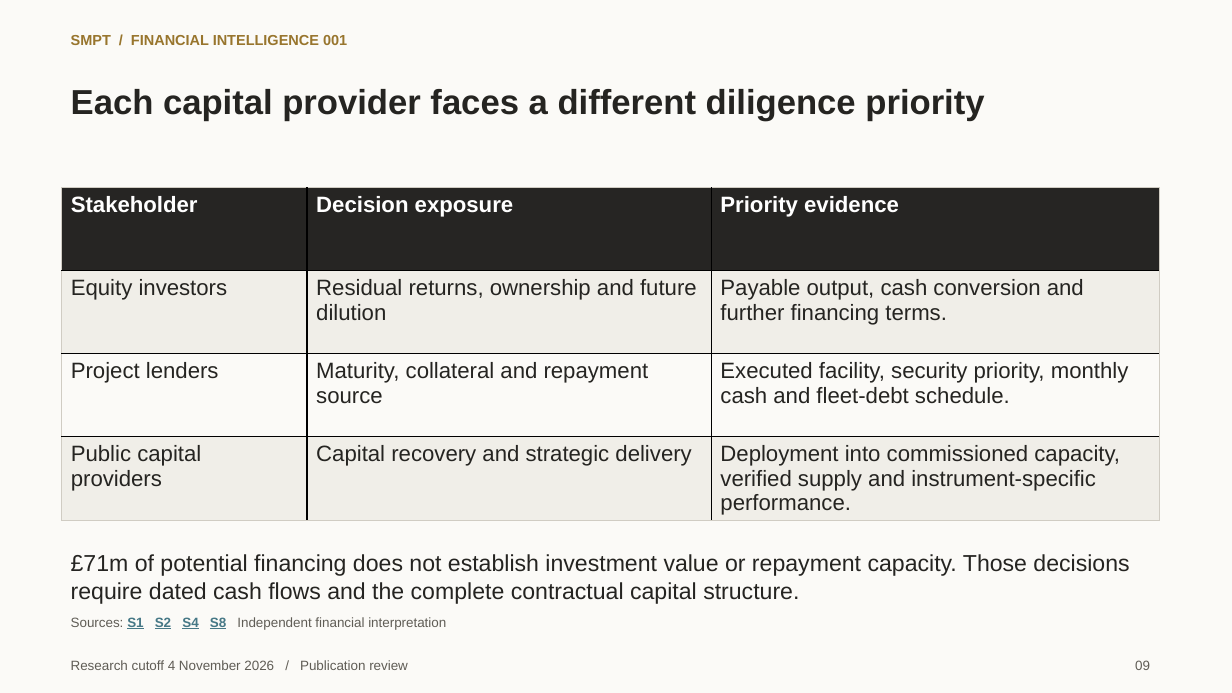
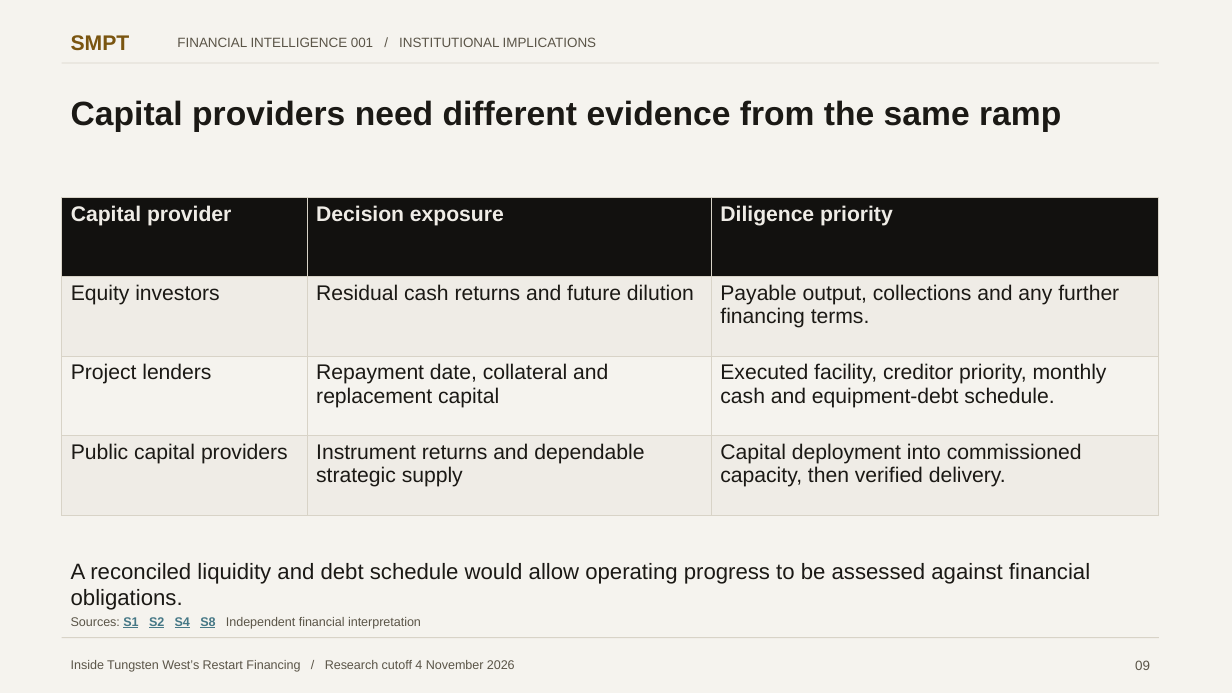
Before and after one commit to VSSpowerlifting/strategic-materials-policy-tracker, a slide deck: slide 9 of research/financial-intelligence/hemerdon-phase1c/SMPT_FI001_Hemerdon_Strategy_Deck.pptx. Drawn at 1232x693 pixels with LibreOffice and Linux fonts; fonts in the diff are those of the drawing. Boxes give left, top, right and bottom in pixels: in the first picture for what was removed or moved away, otherwise in the second. Text is boxed around its words. In the diff, an @@ line names an element or a change of style, - is before the commit and + after.

Commit message:
research: refine FI001 editorial narrative and SMPT publication design

```diff
--- a/research/financial-intelligence/hemerdon-phase1c/SMPT_FI001_Hemerdon_Strategy_Deck.pptx
+++ b/research/financial-intelligence/hemerdon-phase1c/SMPT_FI001_Hemerdon_Strategy_Deck.pptx
@@ background #FBFAF7 to #F5F3EE @@
@@ text added at (x1=71, y1=35, x2=130, y2=51), 16.5 pt, text #7A5510, bold @@
+SMPT
@@ text at (x1=177, y1=37, x2=596, y2=47): text changed; size 11.2 to 10.5 pt; text colour #98752D to #5B5548; bold off @@
-SMPT / FINANCIAL INTELLIGENCE 001
+FINANCIAL INTELLIGENCE 001 / INSTITUTIONAL IMPLICATIONS
@@ rectangle added at (x1=62, y1=63, x2=1160, y2=64), fill #D8D3C7 @@
@@ text at (x1=71, y1=100, x2=1061, y2=132): text changed; size 27 to 26.2 pt; text colour #252421 to #1B1915 @@
-Each capital provider faces a different diligence priority
+Capital providers need different evidence from the same ramp
@@ table at (x1=62, y1=198, x2=1160, y2=516) @@
-row 1, column 1: Stakeholder
+row 1, column 1: Capital provider
-row 1, column 3: Priority evidence
+row 1, column 3: Diligence priority
-row 2, column 2: Residual returns, ownership and future dilution
+row 2, column 2: Residual cash returns and future dilution
-row 2, column 3: Payable output, cash conversion and further financing terms.
+row 2, column 3: Payable output, collections and any further financing terms.
-row 3, column 2: Maturity, collateral and repayment source
+row 3, column 2: Repayment date, collateral and replacement capital
-row 3, column 3: Executed facility, security priority, monthly cash and fleet-debt schedule.
+row 3, column 3: Executed facility, creditor priority, monthly cash and equipment-debt schedule.
-row 4, column 2: Capital recovery and strategic delivery
+row 4, column 2: Instrument returns and dependable strategic supply
-row 4, column 3: Deployment into commissioned capacity, verified supply and instrument-specific performance.
+row 4, column 3: Capital deployment into commissioned capacity, then verified delivery.
@@ fill #262523 to #12110F in row 1 @@
@@ fill #F0EEE8 to #EFECE6 in 6 cells @@
@@ fill #FBFAF7 to #F5F3EE in row 3 @@
@@ size 17.2 to 16.5 pt in "Decision exposure", "Equity investors", "Project lenders", "Public capital providers" @@
@@ text colour #FFFFFF to #EFECE6 in "Decision exposure" @@
@@ text colour #252421 to #1B1915 in "Equity investors", "Project lenders", "Public capital providers" @@
@@ borders changed @@
@@ table resized from (x1=62, y1=188, x2=1160, y2=519) to (x1=62, y1=198, x2=1160, y2=516) @@
@@ text removed at (x1=71, y1=554, x2=1129, y2=604) @@
-£71m of potential financing does not establish investment value or repayment capacity. Those decisions require dated cash flows and the complete contractual capital structure.
@@ text added at (x1=71, y1=563, x2=1090, y2=610), 17.2 pt, text #1B1915 @@
+A reconciled liquidity and debt schedule would allow operating progress to be assessed against financial obligations.
@@ text "Sources: S1 S2 S4 S8 ..." at (x1=71, y1=616, x2=421, y2=629): size 10.5 to 9.8 pt; text colour #605D56 to #5B5548 in "Sources: Independent financial interpretation" @@
@@ rectangle added at (x1=62, y1=638, x2=1160, y2=639), fill #D8D3C7 @@
@@ text at (x1=71, y1=660, x2=515, y2=672): text changed; size 10.5 to 9.8 pt; text colour #605D56 to #5B5548 @@
-Research cutoff 4 November 2026 / Publication review
+Inside Tungsten West’s Restart Financing / Research cutoff 4 November 2026
```
Also in this commit, not shown: 8 other slides changed, 1 slide added, 1 slide removed, 16 other files.
